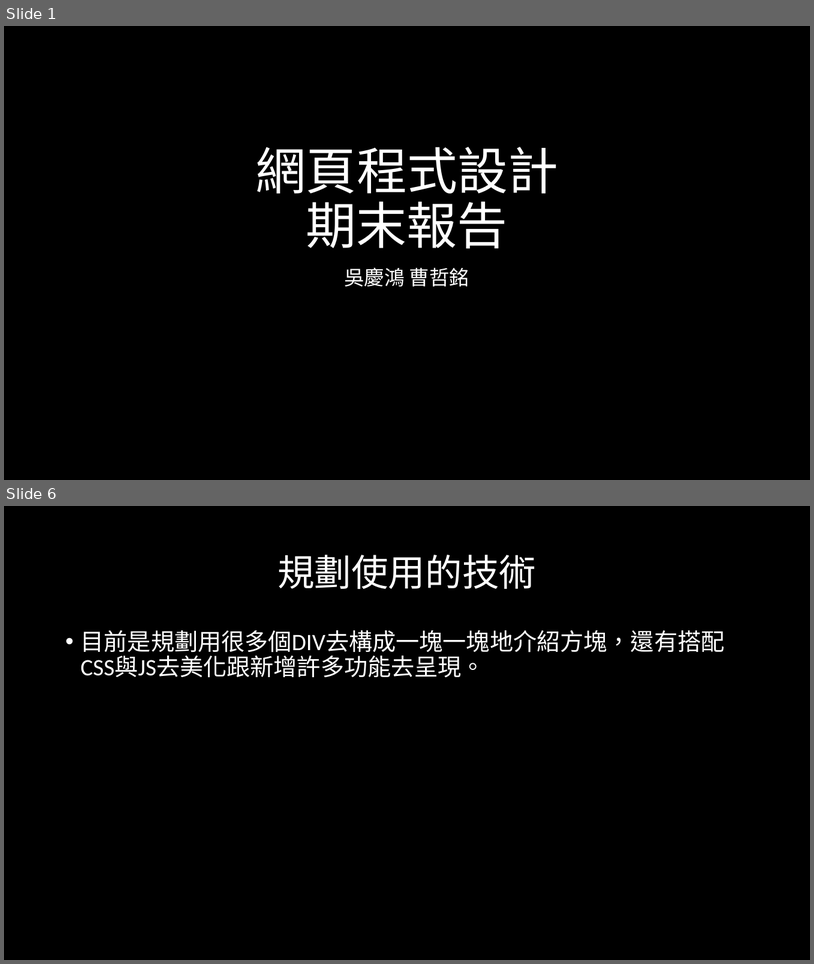
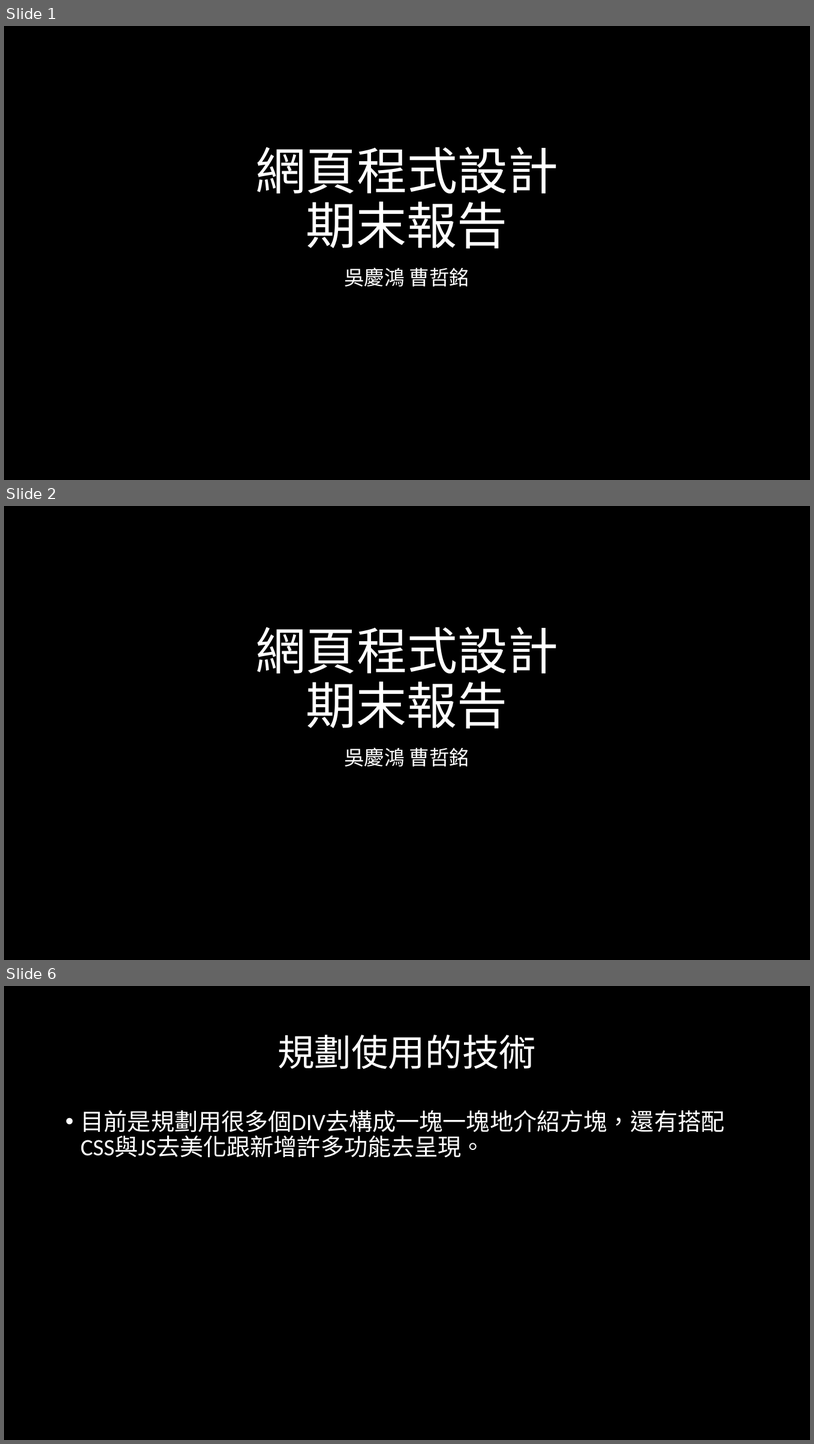
Before and after one commit to 00757107/00757107.github.io, a slide deck: hung/project.pptx. Shown one above the other, each under a label of ours: slides 1 and 6 before the commit, slides 1, 2 and 6 after it; the slides between them are not shown. The pictures are 814x964 and 814x1444 pixels, drawn with LibreOffice and Linux fonts; fonts in the diff are those of the drawing. Boxes give left, top, right and bottom in pixels: in the first picture for what was removed or moved away, otherwise in the second. Text is boxed around its words. In the diff, an @@ line names an element or a change of style, - is before the commit and + after.

```diff
--- a/hung/project.pptx
+++ b/hung/project.pptx
@@ slide 2 added at <box>4,506,810,960</box>, background #000000 @@
@@ title added at <box>256,627,558,729</box>, 60 pt, text #FFFFFF @@
+網頁程式設計
+期末報告
@@ subtitle added at <box>344,747,470,766</box>, 24 pt, text #FFFFFF @@
+吳慶鴻 曹哲銘
```
Also in this commit, not shown: 3 slides changed, 1 slide removed.
